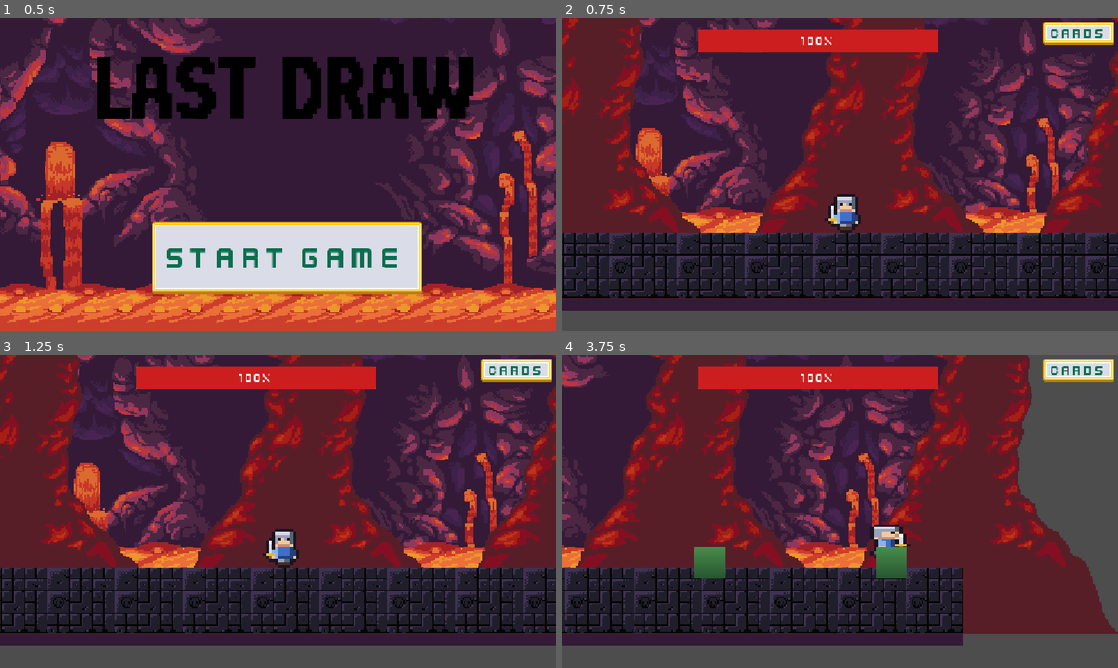
Above: before the commit, frames 1-4 (two rows, left to right).
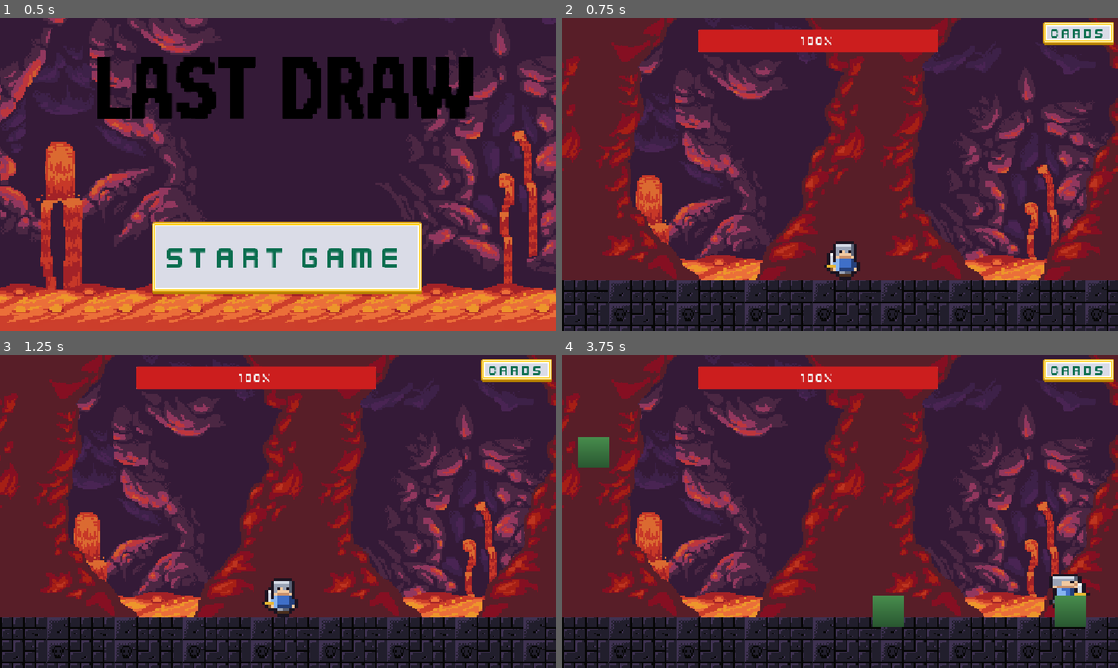
Above: after the commit, the same moments.

Repository: BillNyeFan123-creator/rebound
Game: Godot game, scene res://start_screen.tscn
The game is run twice, just before and just after one commit, with the same random seed, the same clock (stepped at 60 frames per second) and the same inputs.
Inputs (mouse positions are in pixels of both pictures, inside the frame that each line leads up to):
- Up to frame 1 (0.5 s): no input
- Up to frame 2 (0.75 s): click "Start Game" at 0.5 s
- Up to frame 3 (1.25 s): no input
- Up to frame 4 (3.75 s): move the mouse to (962, 495) at 1.27 s; hold D (move_right) 1.28-2.78 s; tap X (attack) at 1.35, 2.85 s; tap W (jump) at 1.52, 2.27 s; move the mouse to (728, 527) at 2.02 s; tap Shift (dash) at 2.1, 3.6 s; move the mouse to (895, 442) at 2.77 s; hold A (move_left) 2.78-3.53 s; move the mouse to (812, 574) at 3.52 s; hold D (move_right) from 3.53 s (still down)

Frame 1 is identical in both runs. In frame 2, 48% of the frame differs, in the area x 0-100%, y 0-100%; in frame 3, 50%; in frame 4, 83%.

Commit message:
AttackArea detects enemy layer; camera clamped to arena bounds

Diff:
--- a/scenes/Player.tscn
+++ b/scenes/Player.tscn
@@ -26,6 +26,7 @@
 shape = SubResource("RectangleShape2D_xhfnw")
 
 [node name="AttackArea" type="Area2D" parent="." unique_id=2035976012]
+collision_mask = 3
 
 [node name="CollisionShape2D" type="CollisionShape2D" parent="AttackArea" unique_id=1918902232]
 position = Vector2(7, 75)
--- a/scripts/arena/GameCamera.gd
+++ b/scripts/arena/GameCamera.gd
@@ -9,6 +9,11 @@
 	add_to_group("camera")
 	position_smoothing_enabled = true
 	position_smoothing_speed = 6.0
+	# Never show outside the arena.
+	limit_left = 0
+	limit_top = 0
+	limit_right = 1152
+	limit_bottom = 648
 
 
 func shake(amount: float) -> void:
